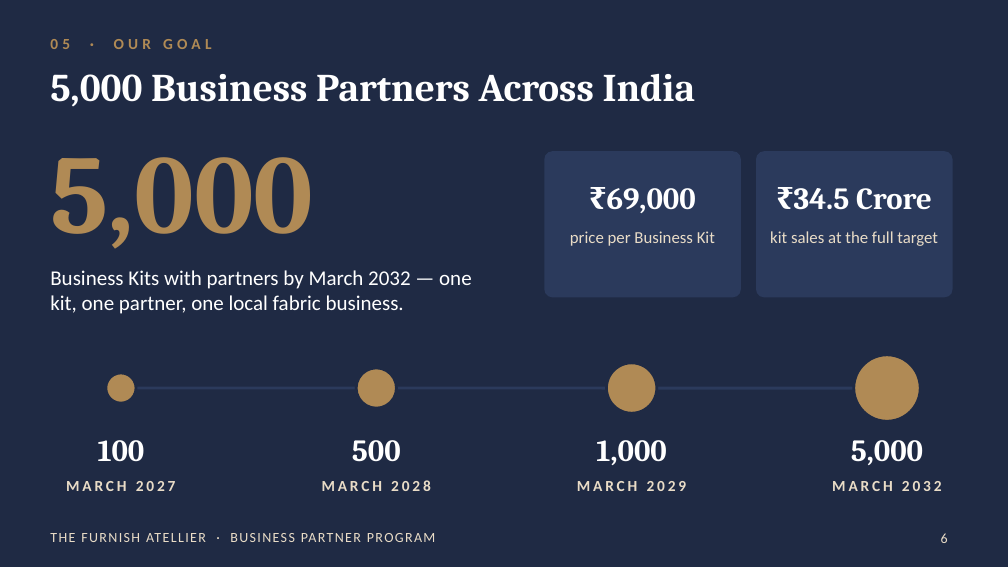
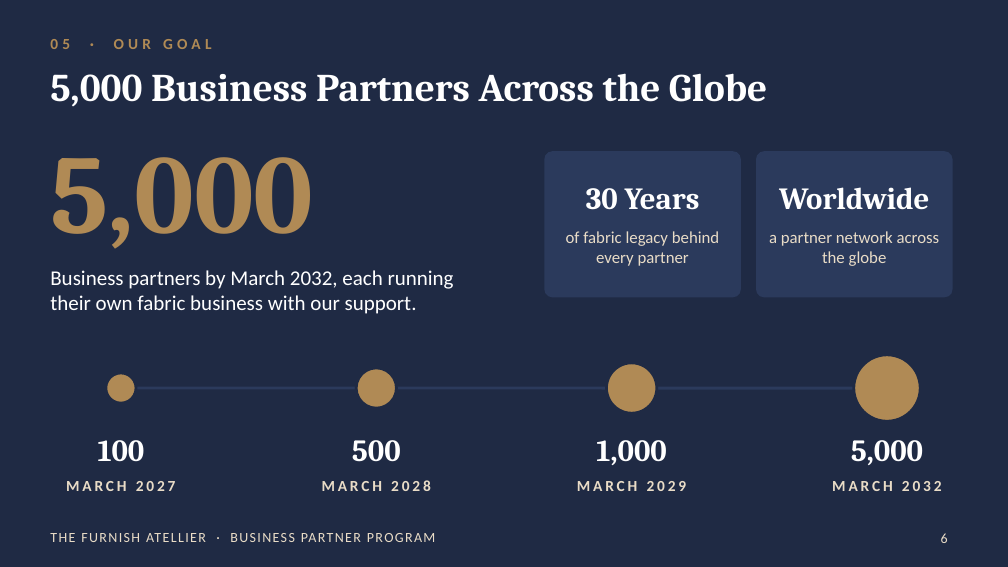
Before and after one commit to adybuildcon-a11y/adybuildcon, a slide deck: slide 6 of partner-deck/The_Furnish_Atellier_Partner_Program.pptx. Drawn at 1008x567 pixels with LibreOffice and Linux fonts; fonts in the diff are those of the drawing. Boxes give left, top, right and bottom in pixels: in the first picture for what was removed or moved away, otherwise in the second. Text is boxed around its words. In the diff, an @@ line names an element or a change of style, - is before the commit and + after.

```diff
--- a/partner-deck/The_Furnish_Atellier_Partner_Program.pptx
+++ b/partner-deck/The_Furnish_Atellier_Partner_Program.pptx
@@ title at [50, 73, 767, 106]: text changed @@
-5,000 Business Partners Across India
+5,000 Business Partners Across the Globe
@@ text at [586, 188, 700, 210]: text changed @@
-₹69,000
+30 Years
@@ text at [779, 187, 929, 210]: text changed @@
-₹34.5 Crore
+Worldwide
@@ text at [566, 231, 719, 266]: text changed @@
-price per Business Kit
+of fabric legacy behind every partner
@@ text at [769, 231, 940, 266]: text changed @@
-kit sales at the full target
+a partner network across the globe
@@ text at [50, 270, 454, 314]: text changed @@
-Business Kits with partners by March 2032 — one kit, one partner, one local fabric business.
+Business partners by March 2032, each running their own fabric business with our support.
```
Also in this commit, not shown: 2 other slides changed, 2 other files.
